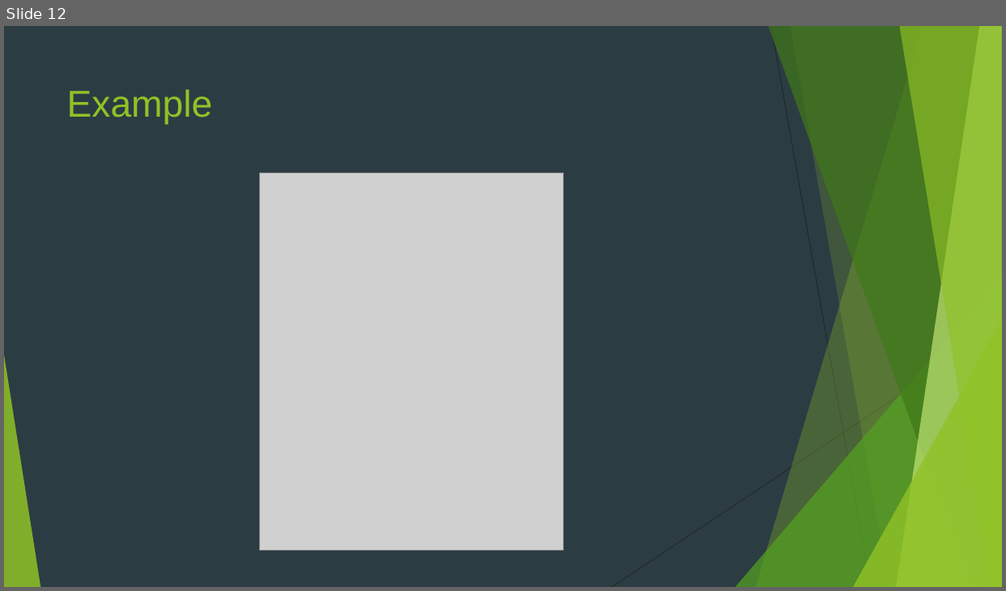
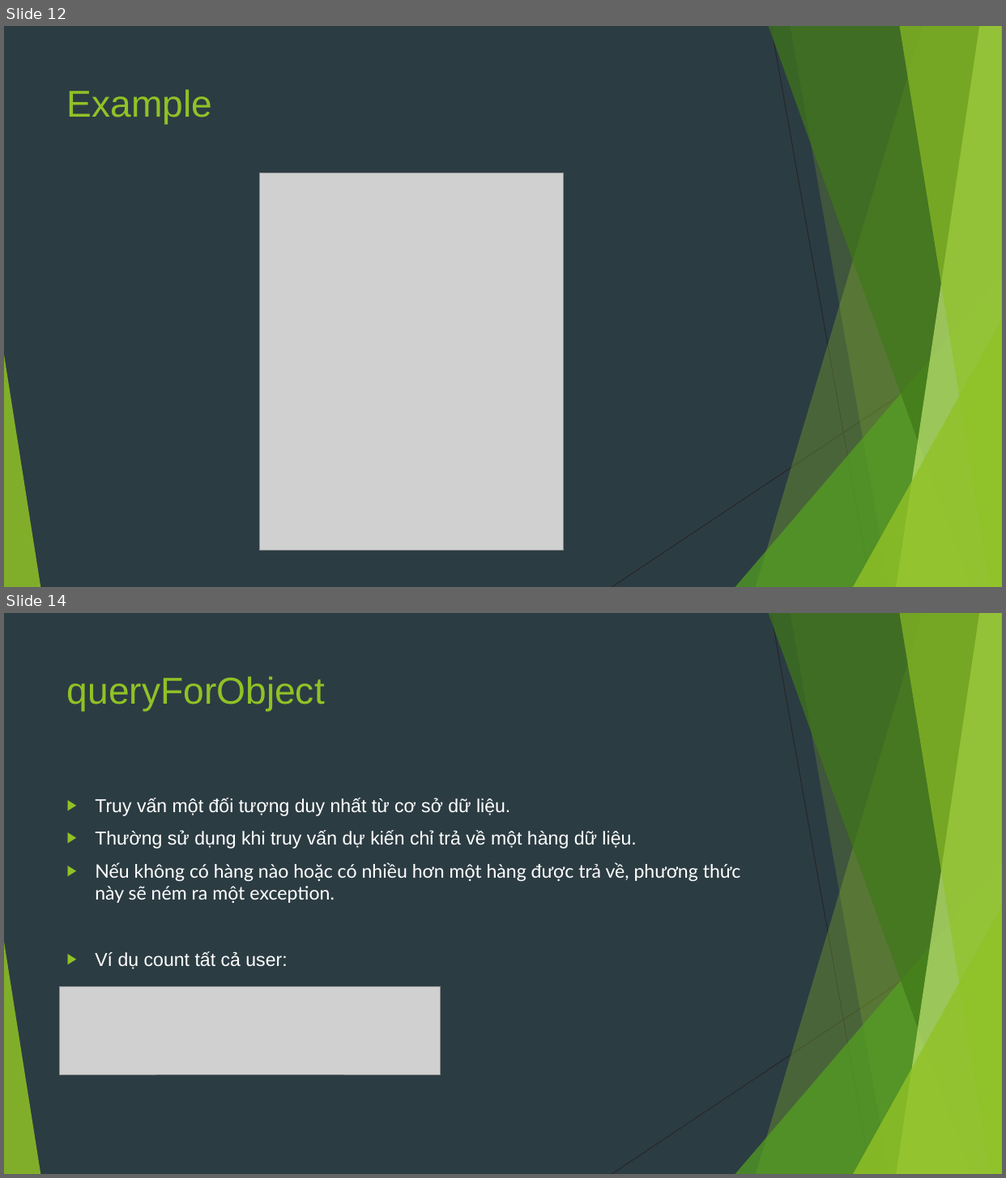
Before and after one commit to sobbingwind/SpringBoot, a slide deck: 05.JDBC.pptx. Shown one above the other, each under a label of ours: slide 12 before the commit, slides 12 and 14 after it; the slides between them are not shown. The pictures are 1006x591 and 1006x1178 pixels, drawn with LibreOffice and Linux fonts; fonts in the diff are those of the drawing; grey boxes stand for pictures. Boxes give left, top, right and bottom in pixels: in the first picture for what was removed or moved away, otherwise in the second. Text is boxed around its words. In the diff, an @@ line names an element or a change of style, - is before the commit and + after.

```diff
--- a/05.JDBC.pptx
+++ b/05.JDBC.pptx
@@ slide 14 added at bbox=[4, 613, 1002, 1174], background #2C3C43; not listed: 10 template elements that a slide beside it also shows @@
@@ title added at bbox=[67, 676, 325, 712], 36 pt, text #90C226 @@
+queryForObject
@@ text added at bbox=[95, 798, 741, 969], 18 pt, text #FFFFFF @@
+▶ Truy vấn một đối tượng duy nhất từ cơ sở dữ liệu.
+▶ Thường sử dụng khi truy vấn dự kiến chỉ trả về một hàng dữ liệu.
+▶ Nếu không có hàng nào hoặc có nhiều hơn một hàng được trả về, phương thức này sẽ ném ra một exception.
+▶ Ví dụ count tất cả user:
@@ picture added at bbox=[59, 986, 440, 1075] @@
```
Also in this commit, not shown: 1 slide changed, 14 other slides added.
